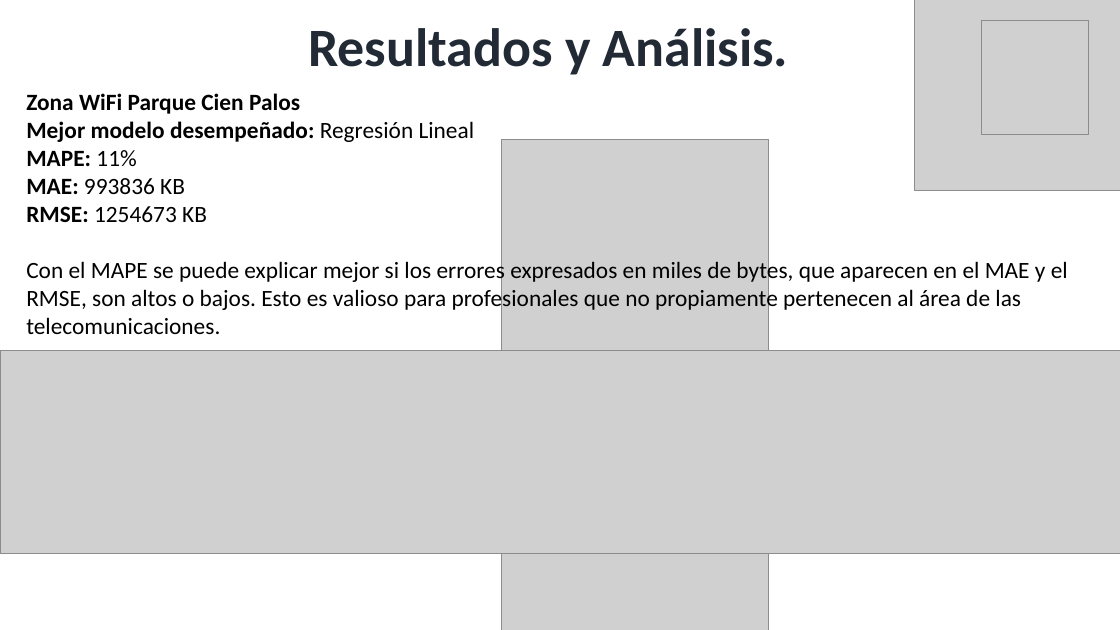
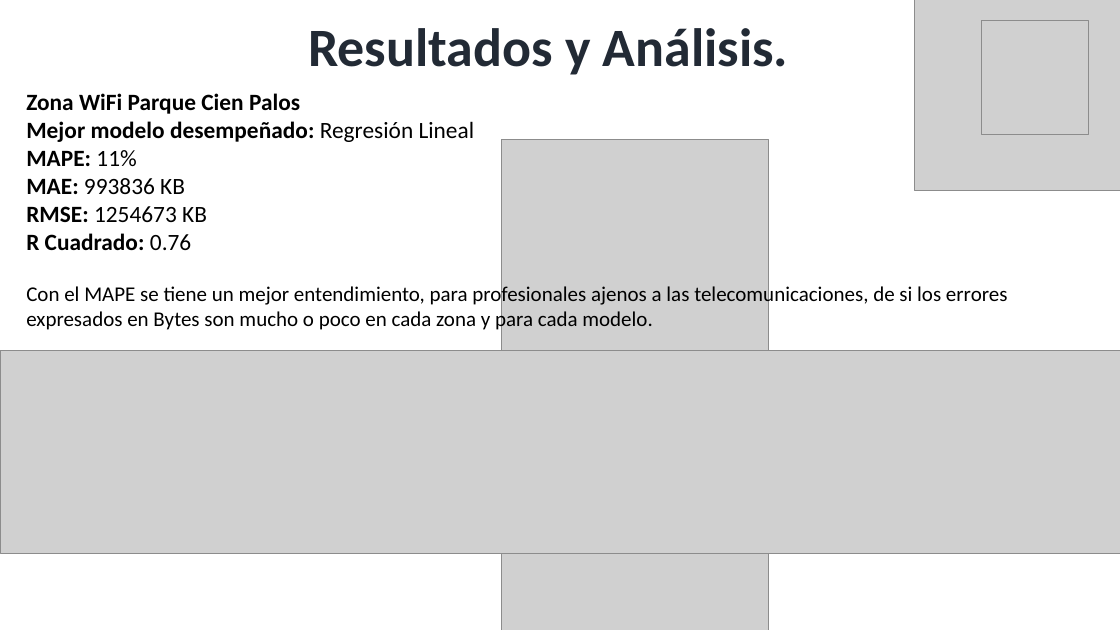
Before and after one commit to edier88/ProyectoAplicadoCienciaDatos, a slide deck: slide 22 of PRESENTA-TESIS-27012026_v6.ppsx. Drawn at 1120x630 pixels with LibreOffice and Linux fonts; fonts in the diff are those of the drawing; grey boxes stand for pictures; background and template pictures are left out. Boxes give left, top, right and bottom in pixels: in the first picture for what was removed or moved away, otherwise in the second. Text is boxed around its words. In the diff, an @@ line names an element or a change of style, - is before the commit and + after.

```diff
--- a/PRESENTA-TESIS-27012026_v6.ppsx
+++ b/PRESENTA-TESIS-27012026_v6.ppsx
@@ text at box(26, 233, 1007, 332): text changed; size 20 to 18 pt @@
-Con el MAPE se puede explicar mejor si los errores expresados en miles de bytes, que aparecen en el MAE y el RMSE, son altos o bajos. Esto es valioso para profesionales que no propiamente pertenecen al área de las telecomunicaciones.
+R Cuadrado: 0.76
+Con el MAPE se tiene un mejor entendimiento, para profesionales ajenos a las telecomunicaciones, de si los errores expresados en Bytes son mucho o poco en cada zona y para cada modelo.
```
Also in this commit, not shown: 3 other slides changed, 1 other file.
